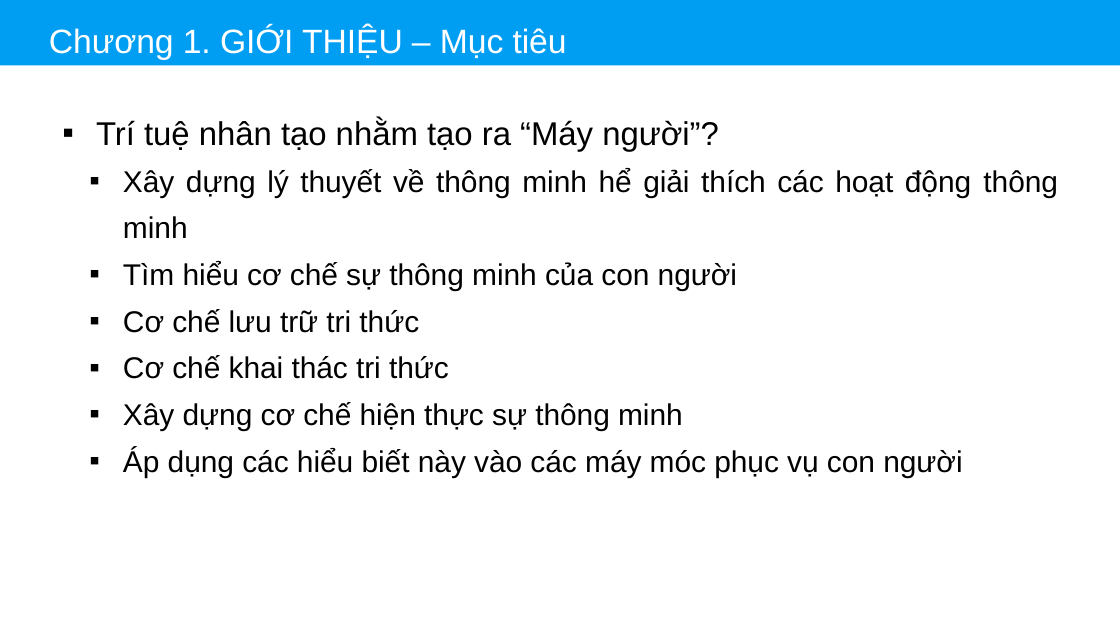
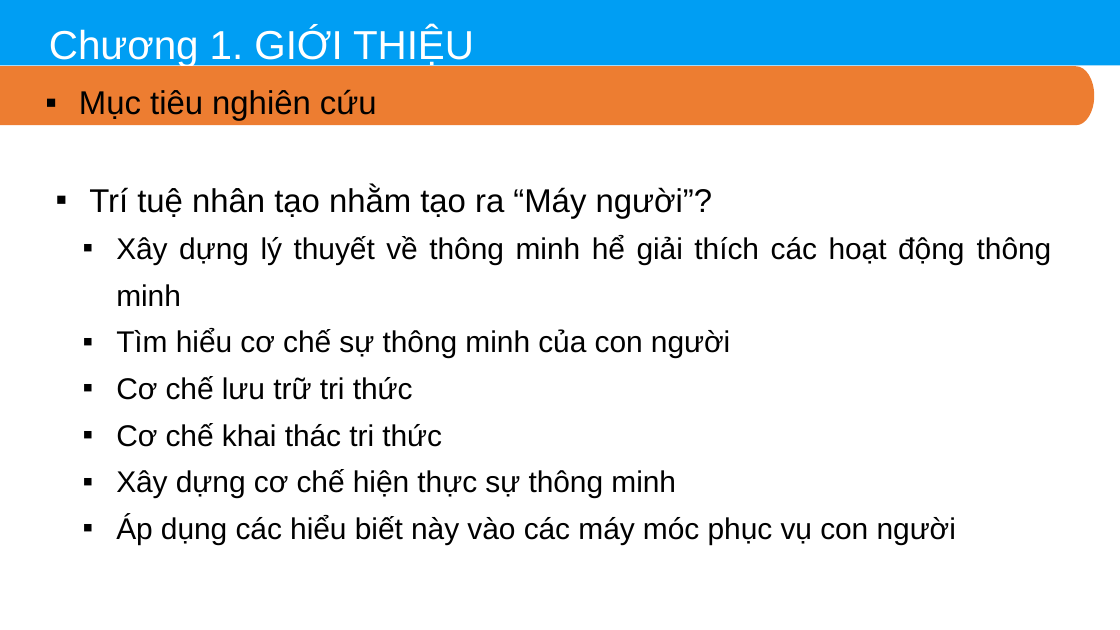
Before and after one commit to thinhdoanvu/AI, a slide deck: slide 6 of Slides/Chuong1_Gioithieu.pptx. Drawn at 1120x630 pixels with LibreOffice and Linux fonts; fonts in the diff are those of the drawing. Boxes give left, top, right and bottom in pixels: in the first picture for what was removed or moved away, otherwise in the second. Text is boxed around its words. In the diff, an @@ line names an element or a change of style, - is before the commit and + after.

```diff
--- a/Slides/Chuong1_Gioithieu.pptx
+++ b/Slides/Chuong1_Gioithieu.pptx
@@ text at (49, 27, 474, 67): text changed; size 45 to 54 pt @@
-Chương 1. GIỚI THIỆU – Mục tiêu
+Chương 1. GIỚI THIỆU
@@ freeform shape added at (0, 66, 1094, 125), fill #ED7D31 @@
@@ text added at (79, 89, 377, 121), 44 pt, text #000000 @@
+▪ Mục tiêu nghiên cứu
@@ text "Trí tuệ nhân tạo nhằm ...": place and size @@
-text "Trí tuệ nhân tạo nhằm ..." at (96, 118, 1058, 477)
+text "Trí tuệ nhân tạo nhằm ..." at (89, 186, 1052, 544)
```
Also in this commit, not shown: 14 other slides changed, 4 other files.
